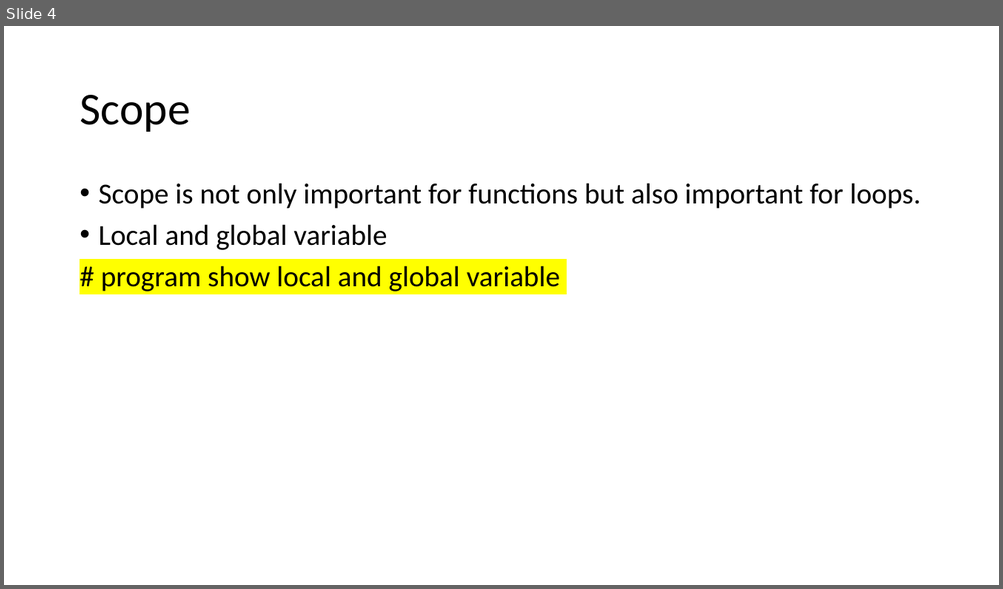
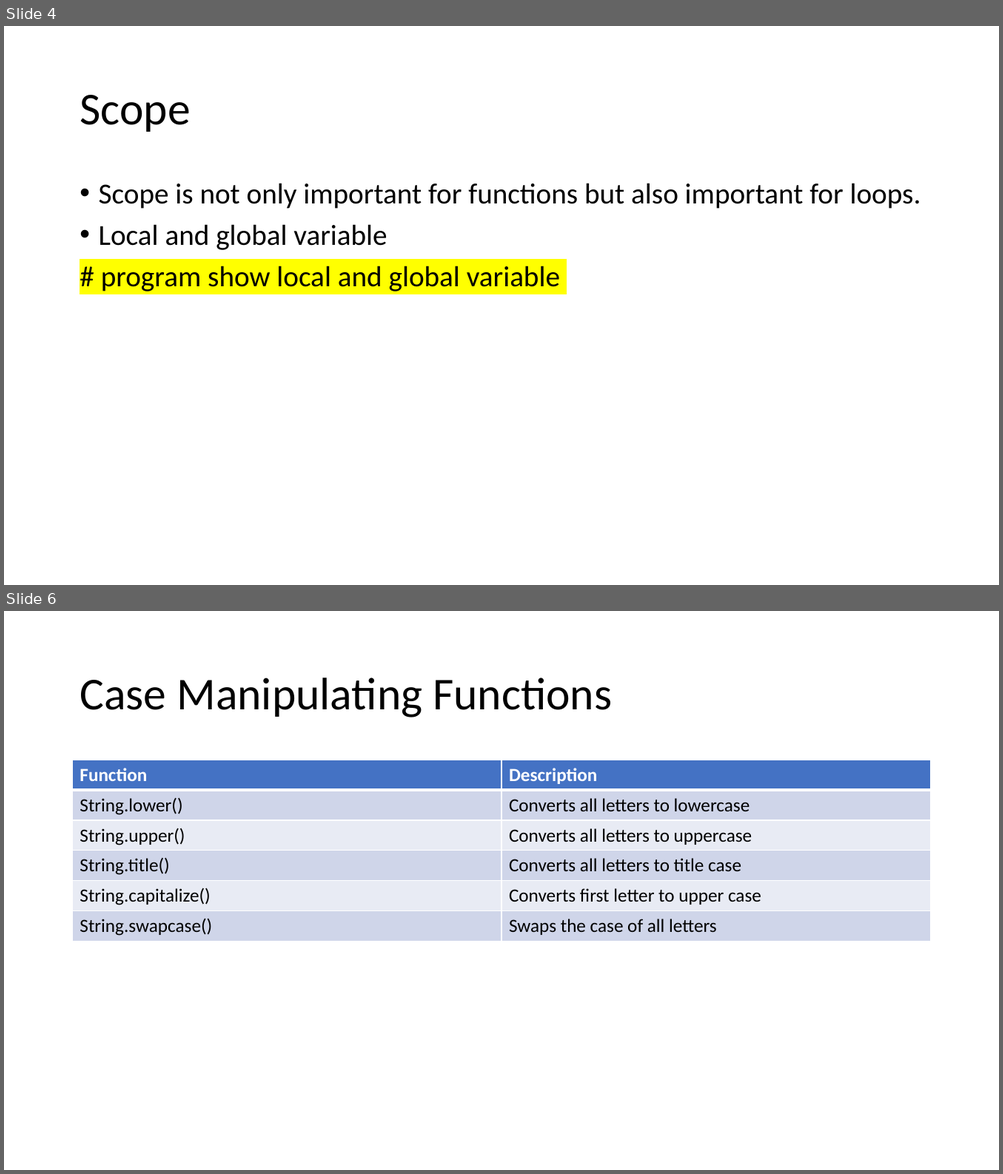
Before and after one commit to LuyangYin1/Python-for-everyone, a slide deck: class-2/Class – 2.pptm. Shown one above the other, each under a label of ours: slide 4 before the commit, slides 4 and 6 after it; the slides between them are not shown. The pictures are 1003x589 and 1003x1174 pixels, drawn with LibreOffice and Linux fonts; fonts in the diff are those of the drawing. Boxes give left, top, right and bottom in pixels: in the first picture for what was removed or moved away, otherwise in the second. Text is boxed around its words. In the diff, an @@ line names an element or a change of style, - is before the commit and + after.

```diff
--- a/class-2/Class – 2.pptm
+++ b/class-2/Class – 2.pptm
@@ slide 6 added at (x1=4, y1=611, x2=999, y2=1170), background #FFFFFF @@
@@ title added at (x1=79, y1=678, x2=612, y2=718), 44 pt, text #000000 @@
+Case Manipulating Functions
@@ table added at (x1=73, y1=760, x2=930, y2=942), 6 rows, 2 columns @@
+Function | Description
+String.lower() | Converts all letters to lowercase
+String.upper() | Converts all letters to uppercase
+String.title() | Converts all letters to title case
+String.capitalize() | Converts first letter to upper case
+String.swapcase() | Swaps the case of all letters
```
Also in this commit, not shown: 7 other slides added.
